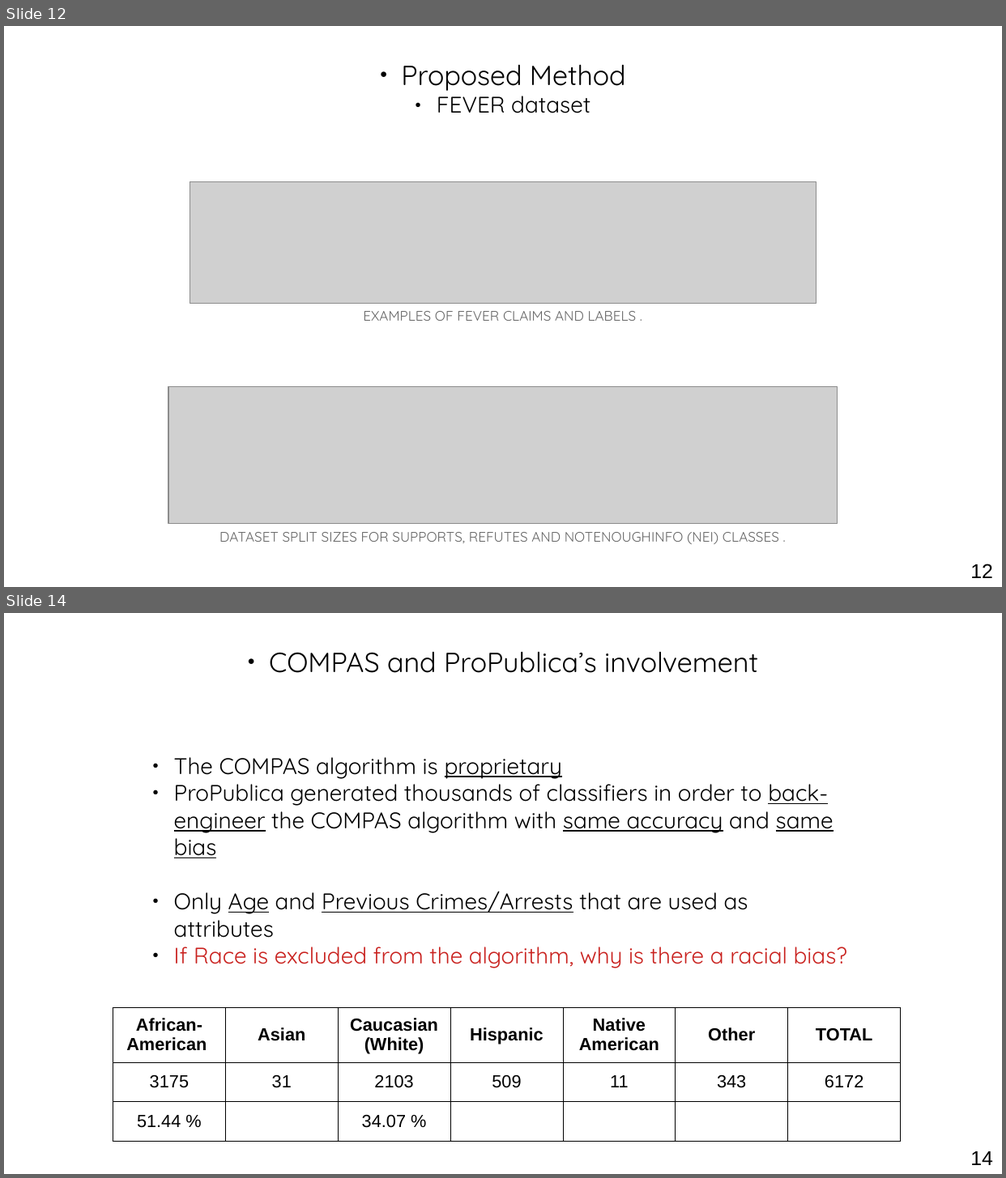
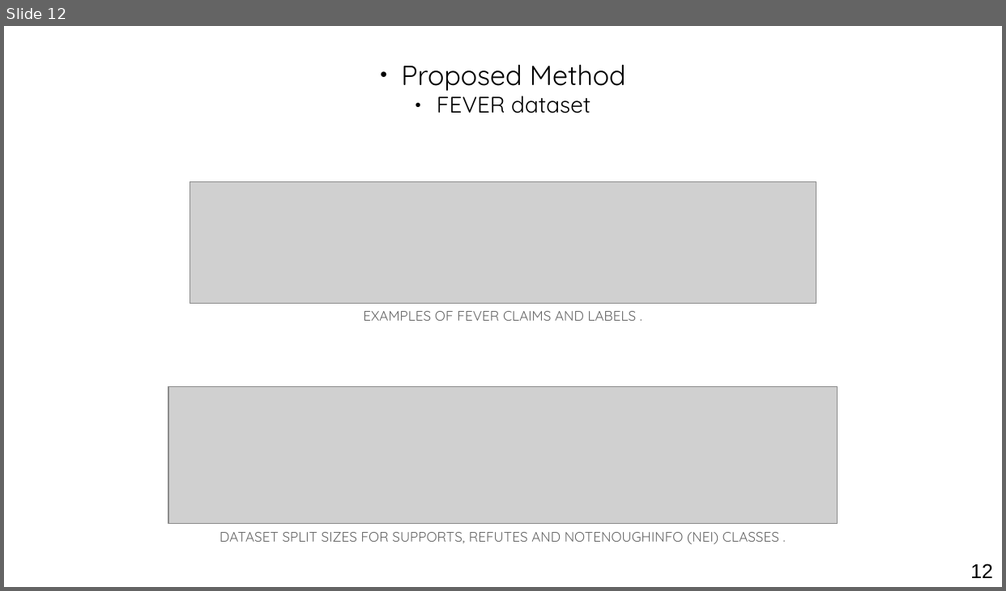
Before and after one commit to othmanelhoufi/LM-for-FactChecking, a slide deck: presentation/NLP_fact_checking.odp. Shown one above the other, each under a label of ours: slides 12 and 14 before the commit, slide 12 after it; the slides between them are not shown. The pictures are 1006x1178 and 1006x591 pixels, drawn with LibreOffice and Linux fonts; fonts in the diff are those of the drawing; grey boxes stand for pictures. Boxes give left, top, right and bottom in pixels: in the first picture for what was removed or moved away, otherwise in the second. Text is boxed around its words. In the diff, an @@ line names an element or a change of style, - is before the commit and + after.

```diff
--- a/presentation/NLP_fact_checking.odp
+++ b/presentation/NLP_fact_checking.odp
@@ slide 14 removed at [4, 613, 1002, 1174], background #FFFFFF @@
@@ text removed at [269, 652, 758, 673] @@
-● COMPAS and ProPublica’s involvement
@@ text removed at [174, 757, 847, 969] @@
-● The COMPAS algorithm is proprietary
-● ProPublica generated thousands of classifiers in order to back-engineer the COMPAS algorithm with same accuracy and same bias
-● Only Age and Previous Crimes/Arrests that are used as attributes
-● If Race is excluded from the algorithm, why is there a racial bias?
@@ table removed at [113, 1007, 899, 1142], 3 rows, 7 columns @@
-African-American | Asian | Caucasian / (White) | Hispanic | Native American | Other | TOTAL
-3175 | 31 | 2103 | 509 | 11 | 343 | 6172
-51.44 % |  | 34.07 % |  |  |  | 
@@ page number removed at [970, 1152, 993, 1165] @@
-14
```
Also in this commit, not shown: 3 slides changed, 6 slides added, 1 other slide removed, 22 other files.
